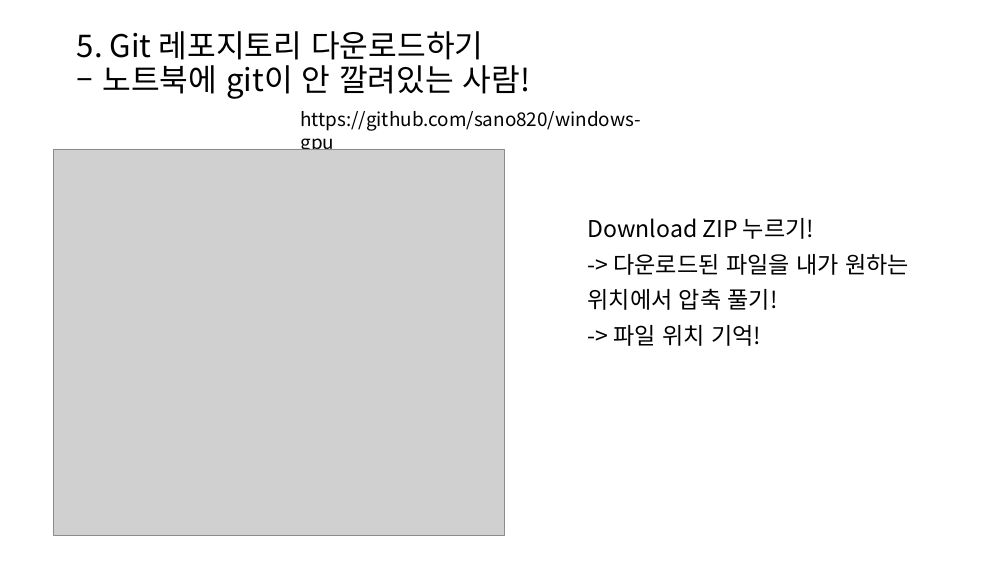
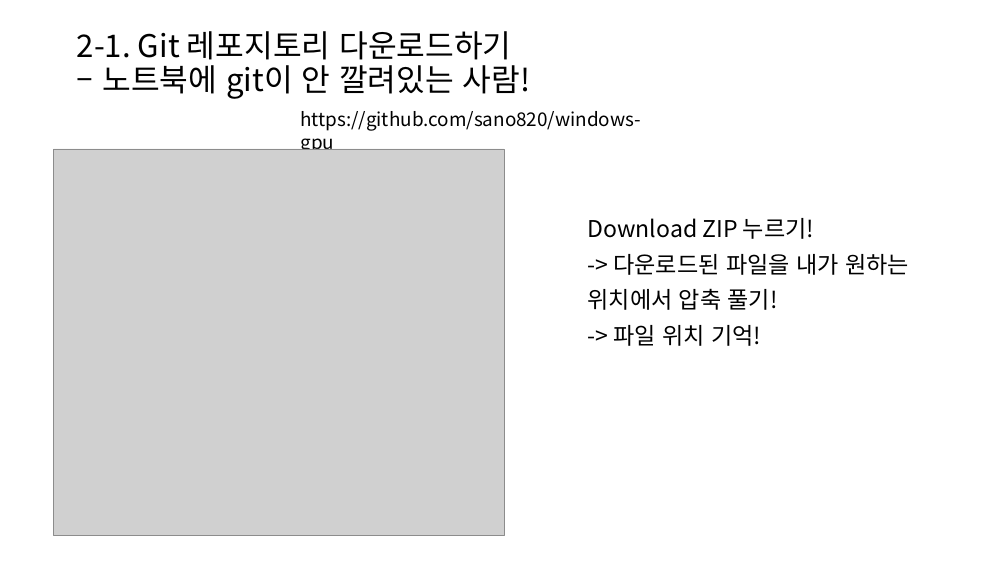
Before and after one commit to sano820/windows-gpu, a slide deck: slide 3 of docs/setting_gpu_for_window.pptx (slide 9 before the commit). Drawn at 1008x567 pixels with LibreOffice and Linux fonts; fonts in the diff are those of the drawing; grey boxes stand for pictures. Boxes give left, top, right and bottom in pixels: in the first picture for what was removed or moved away, otherwise in the second. Text is boxed around its words. In the diff, an @@ line names an element or a change of style, - is before the commit and + after.

```diff
--- a/docs/setting_gpu_for_window.pptx
+++ b/docs/setting_gpu_for_window.pptx
@@ title at [77,31,531,99]: text changed @@
-5. Git 레포지토리 다운로드하기
-– 노트북에 git이 안 깔려있는 사람!
+2-1. Git 레포지토리 다운로드하기
+– 노트북에 git이 안 깔려있는 사람!
```
Also in this commit, not shown: 9 other slides changed, 1 slide added, 1 slide removed, 3 other files.
